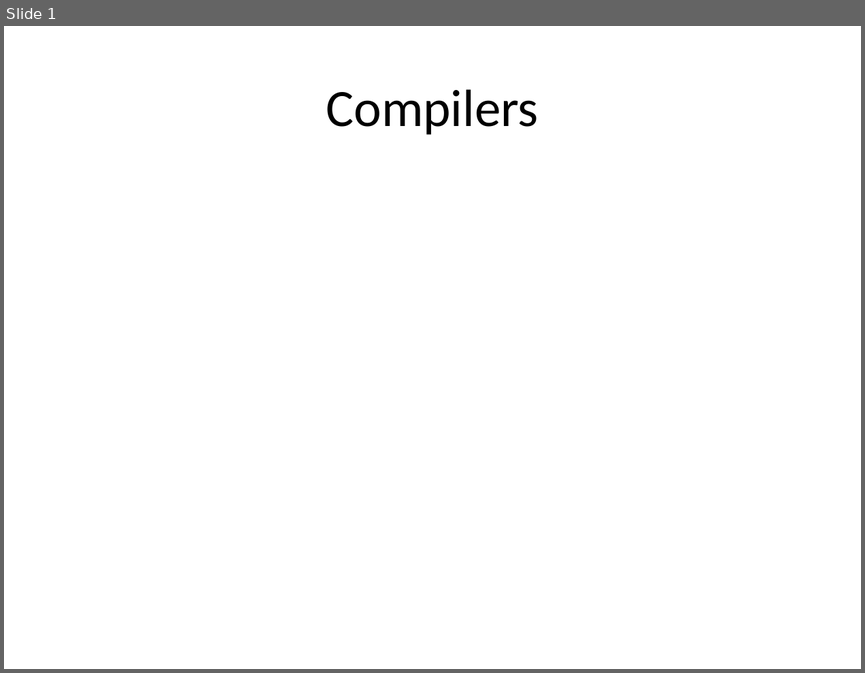
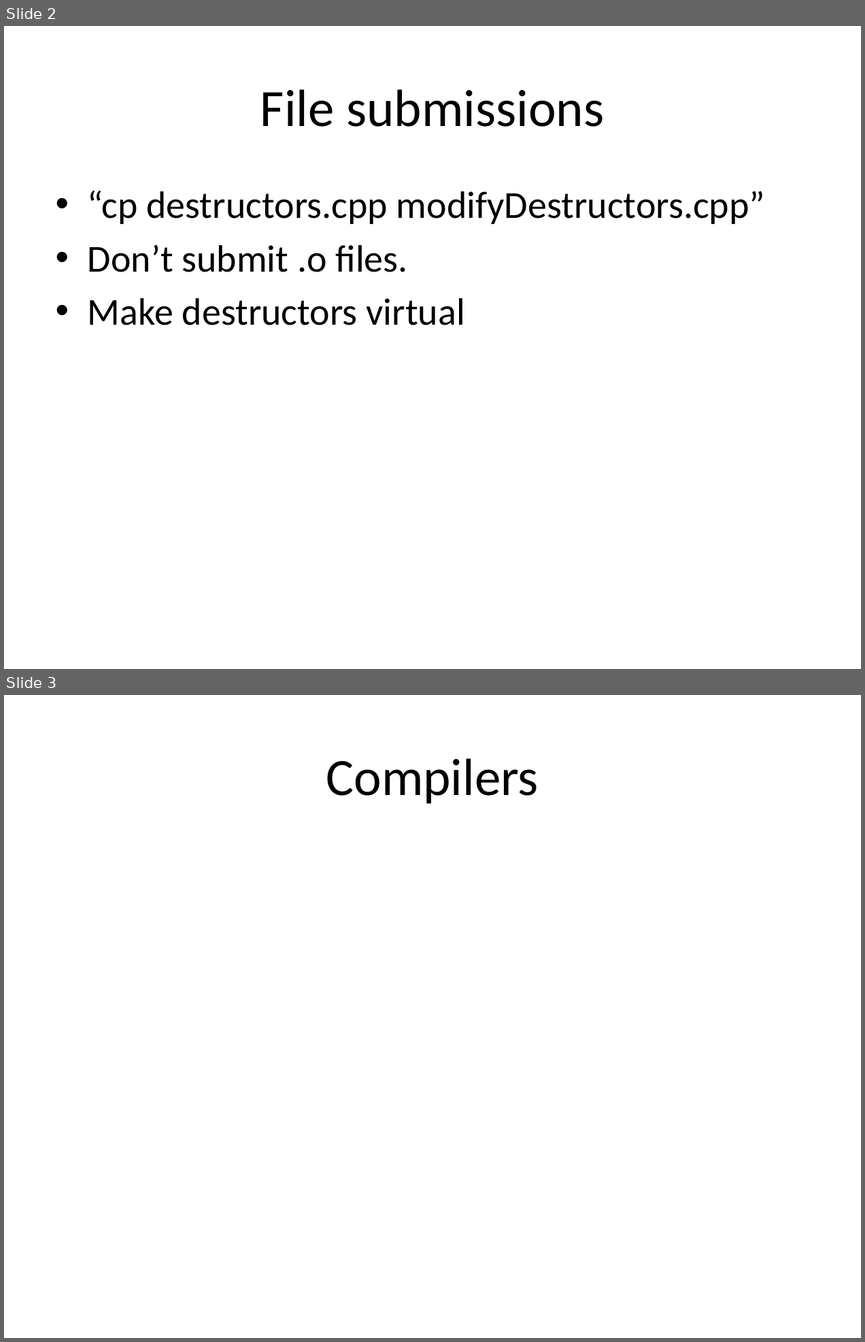
Before and after one commit to skalakm/programmingLanguages, a slide deck: slides/CLASS_11_LECTURE.pptx. Shown one above the other, each under a label of ours: slide 1 before the commit, slides 2 and 3 after it. The pictures are 865x673 and 865x1342 pixels, drawn with LibreOffice and Linux fonts; fonts in the diff are those of the drawing. Boxes give left, top, right and bottom in pixels: in the first picture for what was removed or moved away, otherwise in the second. Text is boxed around its words. In the diff, an @@ line names an element or a change of style, - is before the commit and + after.

```diff
--- a/slides/CLASS_11_LECTURE.pptx
+++ b/slides/CLASS_11_LECTURE.pptx
@@ slide 2 added at <box>4,26,861,669</box>, background #FFFFFF @@
@@ title added at <box>260,89,604,127</box>, 44 pt, text #000000 @@
+File submissions
@@ text added at <box>88,190,765,325</box>, 32 pt, text #000000 @@
+• “cp destructors.cpp modifyDestructors.cpp”
+• Don’t submit .o files.
+• Make destructors virtual
@@ what was slide 1 is now slide 3 @@
```
Also in this commit, not shown: 1 other slide added, 9 other files.
